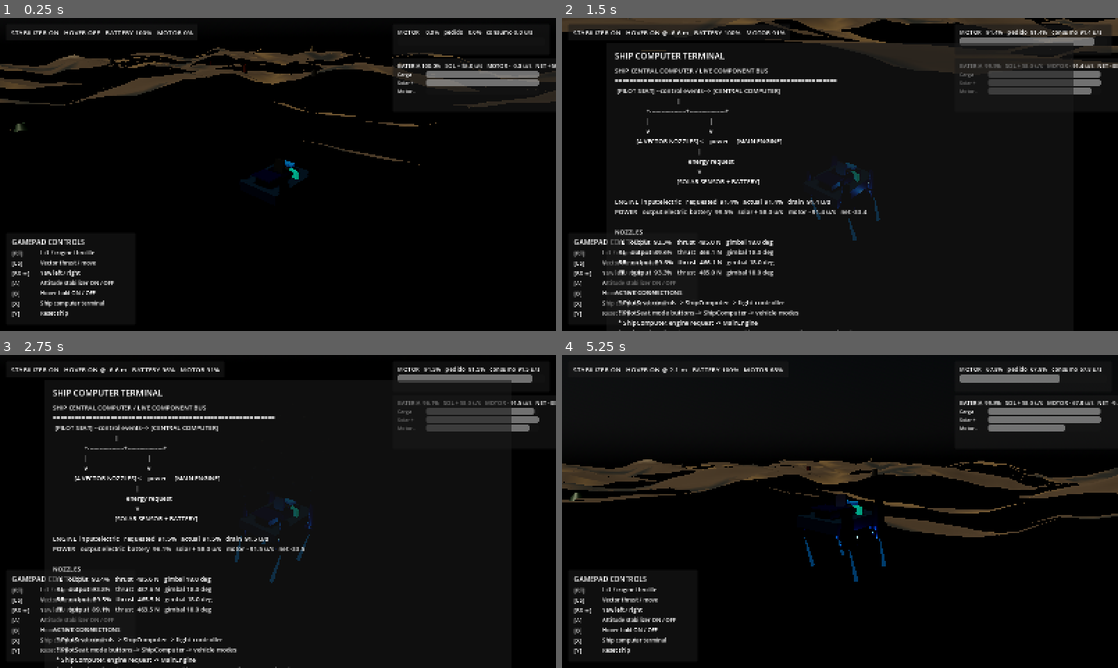
Above: before the commit, frames 1-4 (two rows, left to right).
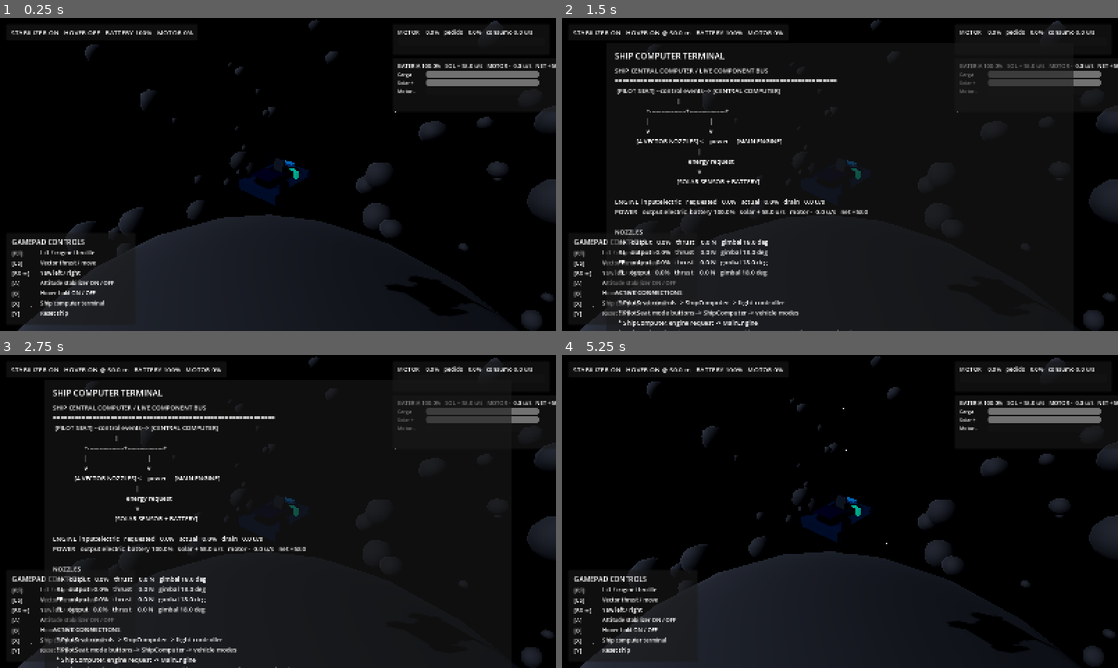
Above: after the commit, the same moments.

Repository: sebasu66/general
Game: Godot game, scene res://scenes/main.tscn
The game is run twice, just before and just after one commit, with the same random seed, the same clock (stepped at 60 frames per second) and the same inputs.
Inputs:
- Up to frame 1 (0.25 s): no input
- Up to frame 2 (1.5 s): tap Enter at 0.5 s; hold D (vehicle_move_right) 0.53-1.28 s; tap T (vehicle_computer_toggle) at 0.6 s; hold S (vehicle_move_back) from 1.28 s (still down); tap H (vehicle_hover_toggle) at 1.35 s
- Up to frame 3 (2.75 s): release S (vehicle_move_back) at 2.03 s; hold D (vehicle_move_right) from 2.03 s (still down); tap Space (vehicle_lift) at 2.1 s
- Up to frame 4 (5.25 s): tap R (vehicle_reset) at 2.75, 5 s; release D (vehicle_move_right) at 2.78 s; hold W (vehicle_move_forward) 2.78-3.53 s; tap F (vehicle_stabilizer_toggle) at 2.85 s; hold A (vehicle_move_left) 3.53-5.03 s; tap 2 (vehicle_thruster_2) at 3.6 s; tap T (vehicle_computer_toggle) at 4.35 s; hold S (vehicle_move_back) from 5.03 s (still down); tap H (vehicle_hover_toggle) at 5.1 s

The runs differ from the first frame. In frame 1, 24% of the frame differs, in the area x 0-100%, y 0-100%; in frame 2, 9.1%; in frame 3, 4.4%; in frame 4, 28%.

Commit message:
world: introduce settings-driven asteroid space

Diff:
--- a/experiments/vector-thruster-prototype/project.godot
+++ b/experiments/vector-thruster-prototype/project.godot
@@ -20,8 +20,9 @@
 [physics]
 common/physics_interpolation=true
 3d/physics_engine="Jolt Physics"
+3d/default_gravity=0.0
 
 [rendering]
 renderer/rendering_method="forward_plus"
 renderer/rendering_method.mobile="mobile"
-environment/defaults/default_clear_color=Color(0.018, 0.026, 0.045, 1)
+environment/defaults/default_clear_color=Color(0.0015, 0.0025, 0.0075, 1)
--- a/experiments/vector-thruster-prototype/scenes/main.tscn
+++ b/experiments/vector-thruster-prototype/scenes/main.tscn
@@ -1,34 +1,31 @@
-[gd_scene load_steps=9 format=3]
+[gd_scene load_steps=10 format=3]
 
 [ext_resource type="Script" path="res://scripts/main.gd" id="1_main"]
 [ext_resource type="PackedScene" path="res://scenes/vehicle.tscn" id="2_vehicle"]
 [ext_resource type="Script" path="res://scripts/camera/follow_camera.gd" id="3_camera"]
 [ext_resource type="Script" path="res://scripts/ui/debug_hud.gd" id="4_hud"]
-[ext_resource type="Script" path="res://scripts/world/procedural_terrain.gd" id="5_terrain"]
-[ext_resource type="Script" path="res://scripts/engine/engine_ui.gd" id="6_engine_ui"]
-[ext_resource type="Script" path="res://scripts/power/power_source_ui.gd" id="7_power_ui"]
-[ext_resource type="Script" path="res://scripts/computer/ship_computer_ui.gd" id="8_computer_ui"]
+[ext_resource type="Script" path="res://scripts/world/space_world.gd" id="5_world"]
+[ext_resource type="Resource" path="res://settings/world_settings.tres" id="6_world_settings"]
+[ext_resource type="Script" path="res://scripts/engine/engine_ui.gd" id="7_engine_ui"]
+[ext_resource type="Script" path="res://scripts/power/power_source_ui.gd" id="8_power_ui"]
+[ext_resource type="Script" path="res://scripts/computer/ship_computer_ui.gd" id="9_computer_ui"]
 
 [node name="PrototypeWorld" type="Node3D"]
 script = ExtResource("1_main")
 
 [node name="WorldEnvironment" type="WorldEnvironment" parent="."]
 
-[node name="Sun" type="DirectionalLight3D" parent="."]
-rotation_degrees = Vector3(-62, -28, 0)
-light_color = Color(1, 0.93, 0.82, 1)
-light_energy = 1.05
-light_angular_distance = 1.15
+[node name="StarLight" type="DirectionalLight3D" parent="."]
+rotation_degrees = Vector3(-42, -32, 18)
+light_color = Color(0.78, 0.86, 1, 1)
+light_energy = 1.35
+light_angular_distance = 0.35
 shadow_enabled = true
-directional_shadow_max_distance = 165.0
+directional_shadow_max_distance = 420.0
 
-[node name="Terrain" type="StaticBody3D" parent="."]
-script = ExtResource("5_terrain")
-terrain_size = 260.0
-resolution = 84
-height_scale = 7.5
-resource_deposit_count = 54
-spawn_clearance = 2.2
+[node name="SpaceWorld" type="Node3D" parent="."]
+script = ExtResource("5_world")
+settings = ExtResource("6_world_settings")
 
 [node name="Vehicle" parent="." instance=ExtResource("2_vehicle")]
 position = Vector3(0, 0, 0)
@@ -38,16 +35,17 @@
 position = Vector3(10.5, 9.7, 12.5)
 current = true
 fov = 58.0
+far = 4500.0
 script = ExtResource("3_camera")
 
 [node name="HUD" type="CanvasLayer" parent="."]
 script = ExtResource("4_hud")
 
 [node name="EngineUI" type="CanvasLayer" parent="."]
-script = ExtResource("6_engine_ui")
+script = ExtResource("7_engine_ui")
 
 [node name="PowerUI" type="CanvasLayer" parent="."]
-script = ExtResource("7_power_ui")
+script = ExtResource("8_power_ui")
 
 [node name="ComputerUI" type="CanvasLayer" parent="."]
-script = ExtResource("8_computer_ui")
+script = ExtResource("9_computer_ui")
--- a/experiments/vector-thruster-prototype/scripts/main.gd
+++ b/experiments/vector-thruster-prototype/scripts/main.gd
@@ -2,7 +2,7 @@
 
 const BASE_CONTENT_SIZE := Vector2i(1600, 900)
 
-@onready var terrain: ProceduralTerrain = $Terrain
+@onready var space_world: SpaceWorld = $SpaceWorld
 @onready var vehicle: VehicleLogic = $Vehicle
 @onready var follow_camera: PrototypeFollowCamera = $FollowCamera
 @onready var hud: DebugHUD = $HUD
@@ -16,7 +16,7 @@
     PilotInput.ensure_actions()
     _configure_window_scaling()
     _configure_environment()
-    _place_vehicle_after_terrain_generation()
+    _place_vehicle_after_world_generation()
     follow_camera.target = vehicle
     follow_camera.snap_to_target()
     hud.bind(vehicle)
@@ -25,23 +25,22 @@
     computer_ui.bind(vehicle.get_ship_computer())
 
 
-func _place_vehicle_after_terrain_generation() -> void:
-    terrain.ensure_generated()
-    var spawn_position := terrain.get_safe_spawn_position()
+func _place_vehicle_after_world_generation() -> void:
+    space_world.ensure_generated()
+    var spawn_transform := space_world.get_safe_spawn_transform()
 
     vehicle.freeze = true
-    vehicle.global_position = spawn_position
+    vehicle.global_transform = spawn_transform
     vehicle.linear_velocity = Vector3.ZERO
     vehicle.angular_velocity = Vector3.ZERO
-    vehicle.configure_spawn_transform(vehicle.global_transform)
+    vehicle.configure_spawn_transform(spawn_transform)
     vehicle.reset_physics_interpolation()
     vehicle.freeze = false
 
     print(
-        "[WORLD] terrain ready -> vehicle positioned at %.2f m above world origin (terrain %.2f + clearance %.2f)" % [
-            spawn_position.y,
-            terrain.get_height_at(0.0, 0.0),
-            terrain.spawn_clearance,
+        "[WORLD] space world ready -> vehicle spawn y=%.2f starter asteroid radius=%.1f" % [
+            spawn_transform.origin.y,
+            space_world.get_starter_asteroid_radius(),
         ]
     )
 
@@ -55,26 +54,4 @@
 
 
 func _configure_environment() -> void:
-    var sky_material := PhysicalSkyMaterial.new()
-    sky_material.turbidity = 5.5
-    sky_material.ground_color = Color(0.08, 0.065, 0.05, 1.0)
-    sky_material.energy_multiplier = 0.82
-
-    var sky := Sky.new()
-    sky.sky_material = sky_material
-
-    var environment := Environment.new()
-    environment.background_mode = Environment.BG_SKY
-    environment.sky = sky
-    environment.ambient_light_source = Environment.AMBIENT_SOURCE_SKY
-    environment.ambient_light_energy = 0.34
-    environment.ambient_light_sky_contribution = 0.62
-    environment.tonemap_mode = Environment.TONE_MAPPER_ACES
-    environment.ssao_enabled = true
-    environment.ssao_radius = 2.2
-    environment.ssao_intensity = 2.2
-    environment.ssil_enabled = true
-    environment.ssil_intensity = 0.7
-    environment.volumetric_fog_enabled = true
-    environment.volumetric_fog_density = 0.004
-    world_environment.environment = environment
+    world_environment.environment = space_world.build_environment()
--- /dev/null
+++ b/experiments/vector-thruster-prototype/scripts/world/space_world.gd
@@ -0,0 +1,197 @@
+class_name SpaceWorld
+extends Node3D
+
+@export var settings: WorldSettings
+
+var _generated: bool = false
+var _rng := RandomNumberGenerator.new()
+var _starter_asteroid_center := Vector3.ZERO
+var _starter_asteroid_radius: float = 42.0
+var _rock_material: StandardMaterial3D
+
+
+func ensure_generated() -> void:
+    if _generated:
+        return
+    if settings == null:
+        push_error("SpaceWorld requires a WorldSettings resource.")
+        return
+
+    _rng.seed = settings.world_seed
+    _starter_asteroid_radius = settings.starter_asteroid_radius
+    _rock_material = _create_rock_material()
+
+    _build_starter_asteroid()
+    _build_far_asteroid_field()
+    _build_star_field()
+    _generated = true
+
+    print(
+        "[SPACE_WORLD] generated seed=%d asteroids=%d radius=%.0fm" % [
+            settings.world_seed,
+            settings.asteroid_count,
+            settings.field_radius,
+        ]
+    )
+
+
+func is_generated() -> bool:
+    return _generated
+
+
+func get_safe_spawn_transform() -> Transform3D:
+    ensure_generated()
+    var spawn_position := _starter_asteroid_center + Vector3.UP * (
+        _starter_asteroid_radius + settings.spawn_clearance
+    )
+    return Transform3D(Basis.IDENTITY, spawn_position)
+
+
+func get_starter_asteroid_center() -> Vector3:
+    return _starter_asteroid_center
+
+
+func get_starter_asteroid_radius() -> float:
+    return _starter_asteroid_radius
+
+
+func build_environment() -> Environment:
+    var environment := Environment.new()
+    environment.background_mode = Environment.BG_COLOR
+    environment.background_color = Color(0.0015, 0.0025, 0.0075, 1.0)
+    environment.background_energy_multiplier = 0.32
+    environment.ambient_light_source = Environment.AMBIENT_SOURCE_COLOR
+    environment.ambient_light_color = Color(0.16, 0.20, 0.30, 1.0)
+    environment.ambient_light_energy = 0.18
+    environment.tonemap_mode = Environment.TONE_MAPPER_ACES
+    environment.ssao_enabled = true
+    environment.ssao_radius = 4.0
+    environment.ssao_intensity = 2.6
+    environment.ssil_enabled = true
+    environment.ssil_intensity = 0.55
+    environment.volumetric_fog_enabled = false
+    return environment
+
+
+func _build_starter_asteroid() -> void:
+    var body := StaticBody3D.new()
+    body.name = "StarterAsteroid"
+    body.position = _starter_asteroid_center
+    add_child(body)
+
+    var mesh_instance := MeshInstance3D.new()
+    mesh_instance.name = "RockMesh"
+    var mesh := SphereMesh.new()
+    mesh.radius = _starter_asteroid_radius
+    mesh.height = _starter_asteroid_radius * 2.0
+    mesh.radial_segments = 18
+    mesh.rings = 10
+    mesh.material = _rock_material
+    mesh_instance.mesh = mesh
+    mesh_instance.scale = Vector3(1.12, 0.88, 1.0)
+    body.add_child(mesh_instance)
+
+    var collision := CollisionShape3D.new()
+    collision.name = "Collision"
+    var shape := SphereShape3D.new()
+    shape.radius = _starter_asteroid_radius * 0.90
+    collision.shape = shape
+    body.add_child(collision)
+
+
+func _build_far_asteroid_field() -> void:
+    var base_mesh := SphereMesh.new()
+    base_mesh.radius = 1.0
+    base_mesh.height = 2.0
+    base_mesh.radial_segments = 8
+    base_mesh.rings = 5
+    base_mesh.material = _rock_material
+
+    var multimesh := MultiMesh.new()
+    multimesh.transform_format = MultiMesh.TRANSFORM_3D
+    multimesh.mesh = base_mesh
+    multimesh.instance_count = settings.asteroid_count
+
+    var written := 0
+    var attempts := 0
+    var exclusion_radius := _starter_asteroid_radius * 3.4
+    while written < settings.asteroid_count and attempts < settings.asteroid_count * 20:
+        attempts += 1
+        var position := Vector3(
+            _rng.randf_range(-settings.field_radius, settings.field_radius),
+            _rng.randf_range(-settings.field_radius * 0.72, settings.field_radius * 0.72),
+            _rng.randf_range(-settings.field_radius, settings.field_radius)
+        )
+        if position.length() < exclusion_radius:
+            continue
+
+        var radius := _rng.randf_range(settings.asteroid_min_radius, settings.asteroid_max_radius)
+        var stretch := Vector3(
+            _rng.randf_range(0.72, 1.38),
+            _rng.randf_range(0.70, 1.24),
+            _rng.randf_range(0.72, 1.38)
+        )
+        var rotation := Vector3(
+            _rng.randf_range(0.0, TAU),
+            _rng.randf_range(0.0, TAU),
+            _rng.randf_range(0.0, TAU)
+        )
+        var basis := Basis.from_euler(rotation).scaled(stretch * radius)
+        multimesh.set_instance_transform(written, Transform3D(basis, position))
+        written += 1
+
+    if written < settings.asteroid_count:
+        multimesh.visible_instance_count = written
+
+    var field := MultiMeshInstance3D.new()
+    field.name = "FarAsteroidField"
+    field.multimesh = multimesh
+    field.visibility_range_end = settings.far_visibility_distance
+    field.cast_shadow = GeometryInstance3D.SHADOW_CASTING_SETTING_ON
+    add_child(field)
+
+
+func _build_star_field() -> void:
+    var star_mesh := BoxMesh.new()
+    star_mesh.size = Vector3.ONE * 0.8
+
+    var star_material := StandardMaterial3D.new()
+    star_material.shading_mode = BaseMaterial3D.SHADING_MODE_UNSHADED
+    star_material.albedo_color = Color(0.78, 0.86, 1.0, 1.0)
+    star_material.emission_enabled = true
+    star_material.emission = Color(0.65, 0.76, 1.0, 1.0)
+    star_material.emission_energy_multiplier = 3.2
+    star_mesh.material = star_material
+
+    var multimesh := MultiMesh.new()
+    multimesh.transform_format = MultiMesh.TRANSFORM_3D
+    multimesh.mesh = star_mesh
+    multimesh.instance_count = settings.star_count
+
+    for index: int in range(settings.star_count):
+        var direction := Vector3(
+            _rng.randf_range(-1.0, 1.0),
+            _rng.randf_range(-1.0, 1.0),
+            _rng.randf_range(-1.0, 1.0)
+        )
+        if direction.length_squared() < 0.001:
+            direction = Vector3.FORWARD
+        direction = direction.normalized()
+        var distance := _rng.randf_range(settings.star_inner_radius, settings.star_outer_radius)
+        var size := _rng.randf_range(0.55, 2.0)
+        var basis := Basis.IDENTITY.scaled(Vector3.ONE * size)
+        multimesh.set_instance_transform(index, Transform3D(basis, direction * distance))
+
+    var stars := MultiMeshInstance3D.new()
+    stars.name = "StarField"
+    stars.multimesh = multimesh
+    stars.cast_shadow = GeometryInstance3D.SHADOW_CASTING_SETTING_OFF
+    add_child(stars)
+
+
+func _create_rock_material() -> StandardMaterial3D:
+    var material := StandardMaterial3D.new()
+    material.albedo_color = Color(0.17, 0.155, 0.145, 1.0)
+    material.metallic = 0.08
+    material.roughness = 0.92
+    return material
--- /dev/null
+++ b/experiments/vector-thruster-prototype/scripts/world/world_settings.gd
@@ -0,0 +1,32 @@
+class_name WorldSettings
+extends Resource
+
+@export_group("Generation")
+@export var world_seed: int = 47291
+@export_range(100.0, 10000.0, 10.0) var field_radius: float = 1800.0
+@export_range(1, 2000, 1) var asteroid_count: int = 340
+@export_range(2.0, 120.0, 1.0) var asteroid_min_radius: float = 8.0
+@export_range(4.0, 220.0, 1.0) var asteroid_max_radius: float = 72.0
+@export_range(16.0, 180.0, 1.0) var starter_asteroid_radius: float = 42.0
+@export_range(2.0, 40.0, 0.5) var spawn_clearance: float = 8.0
+
+@export_group("Streaming / LOD")
+@export_range(64.0, 1024.0, 16.0) var sector_size: float = 320.0
+@export_range(1, 8, 1) var active_sector_radius: int = 2
+@export_range(50.0, 1200.0, 10.0) var detailed_distance: float = 360.0
+@export_range(200.0, 5000.0, 50.0) var far_visibility_distance: float = 2200.0
+
+@export_group("Voxel Asteroids")
+@export_range(0.5, 8.0, 0.25) var voxel_cell_size: float = 2.5
+@export_range(8, 64, 1) var voxel_resolution: int = 24
+@export_range(0.0, 1.0, 0.01) var voxel_surface_noise: float = 0.24
+
+@export_group("Gravity")
+@export_range(0.1, 30.0, 0.1) var asteroid_surface_gravity: float = 5.2
+@export_range(1.1, 12.0, 0.1) var gravity_influence_multiplier: float = 4.5
+@export_range(0.01, 2.0, 0.01) var zero_gravity_threshold: float = 0.15
+
+@export_group("Stars")
+@export_range(100, 6000, 10) var star_count: int = 1600
+@export_range(200.0, 5000.0, 10.0) var star_inner_radius: float = 900.0
+@export_range(500.0, 10000.0, 10.0) var star_outer_radius: float = 2600.0
--- /dev/null
+++ b/experiments/vector-thruster-prototype/settings/world_settings.tres
@@ -0,0 +1,26 @@
+[gd_resource type="Resource" script_class="WorldSettings" load_steps=2 format=3]
+
+[ext_resource type="Script" path="res://scripts/world/world_settings.gd" id="1_world_settings"]
+
+[resource]
+script = ExtResource("1_world_settings")
+world_seed = 47291
+field_radius = 1800.0
+asteroid_count = 340
+asteroid_min_radius = 8.0
+asteroid_max_radius = 72.0
+starter_asteroid_radius = 42.0
+spawn_clearance = 8.0
+sector_size = 320.0
+active_sector_radius = 2
+detailed_distance = 360.0
+far_visibility_distance = 2200.0
+voxel_cell_size = 2.5
+voxel_resolution = 24
+voxel_surface_noise = 0.24
+asteroid_surface_gravity = 5.2
+gravity_influence_multiplier = 4.5
+zero_gravity_threshold = 0.15
+star_count = 1600
+star_inner_radius = 900.0
+star_outer_radius = 2600.0
